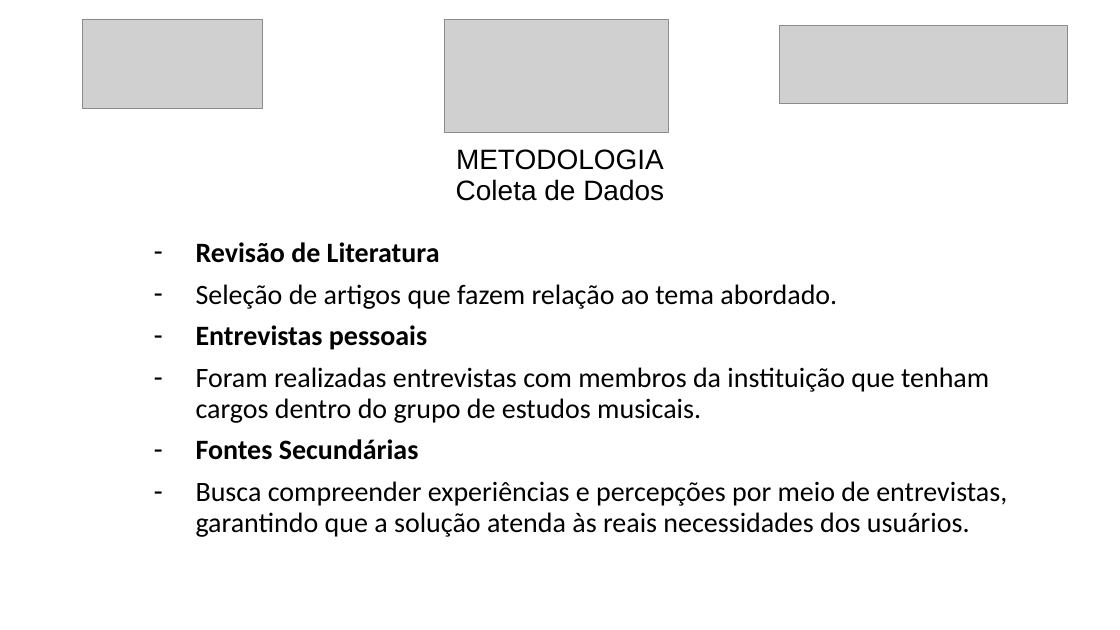
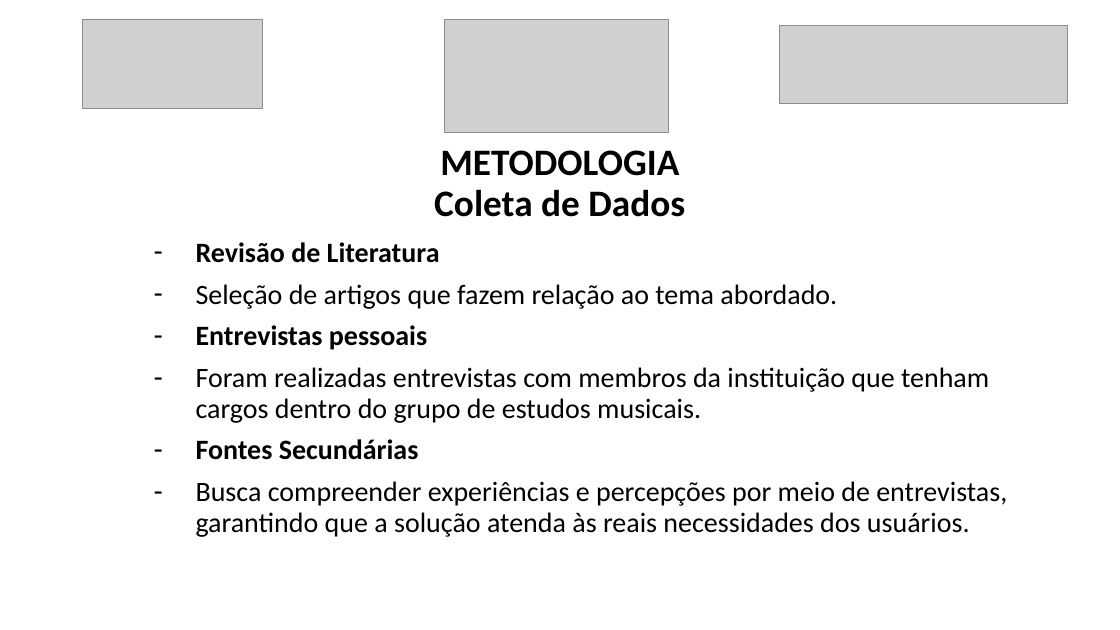
Before and after one commit to luanmenezesx/TCC-CCB, a slide deck: slide 7 of Modelo slides apresentação TCC.pptx. Drawn at 1120x630 pixels with LibreOffice and Linux fonts; fonts in the diff are those of the drawing; grey boxes stand for pictures. Boxes give left, top, right and bottom in pixels: in the first picture for what was removed or moved away, otherwise in the second. Text is boxed around its words. In the diff, an @@ line names an element or a change of style, - is before the commit and + after.

```diff
--- a/Modelo slides apresentação TCC.pptx
+++ b/Modelo slides apresentação TCC.pptx
@@ title "METODOLOGIA Coleta de Dados" at (434, 150, 685, 217): size 24 to 32 pt, font Arial to Calibri, bold on @@
```
Also in this commit, not shown: 9 other slides changed, 2 slides added, 1 slide removed.
